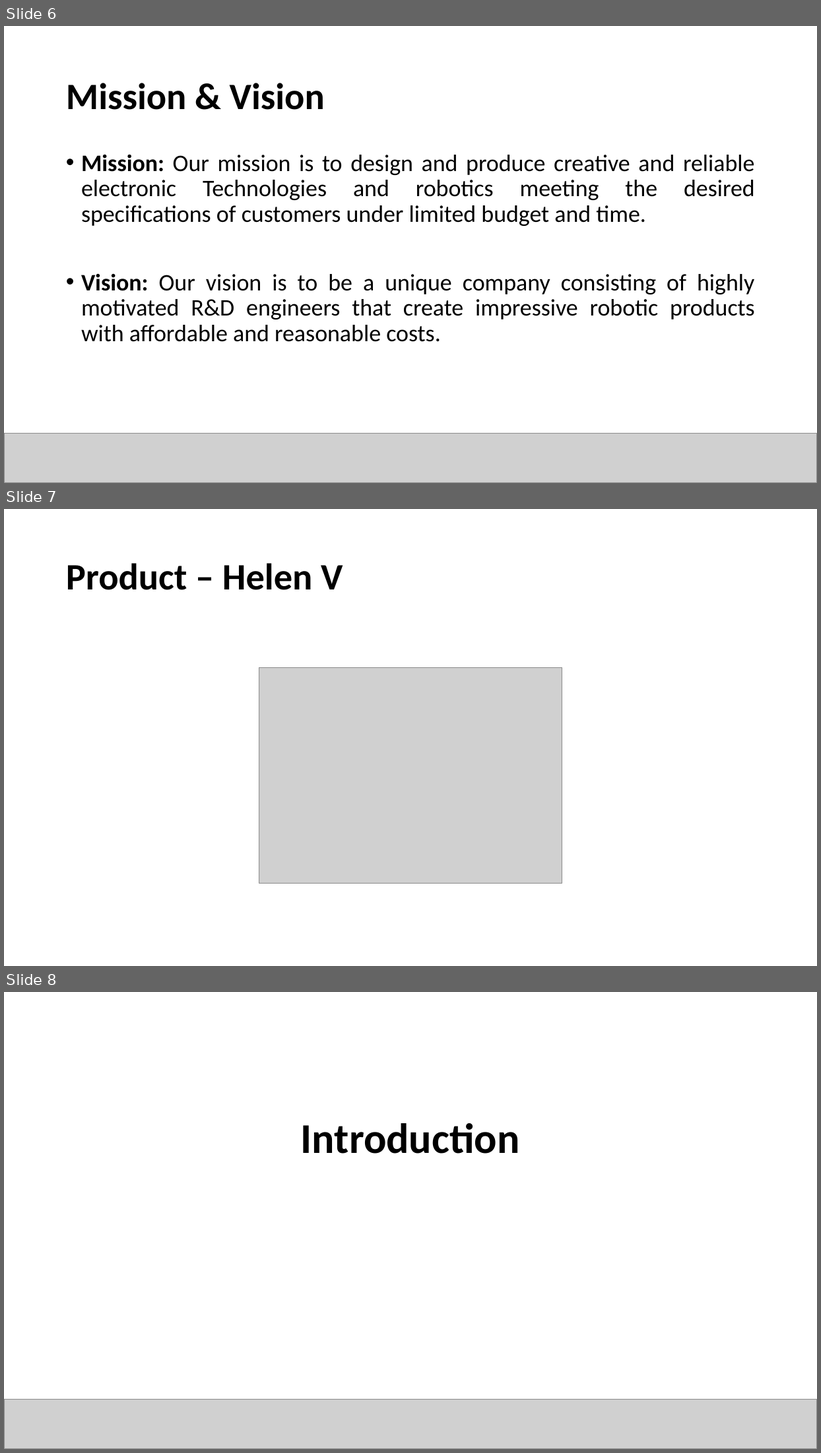
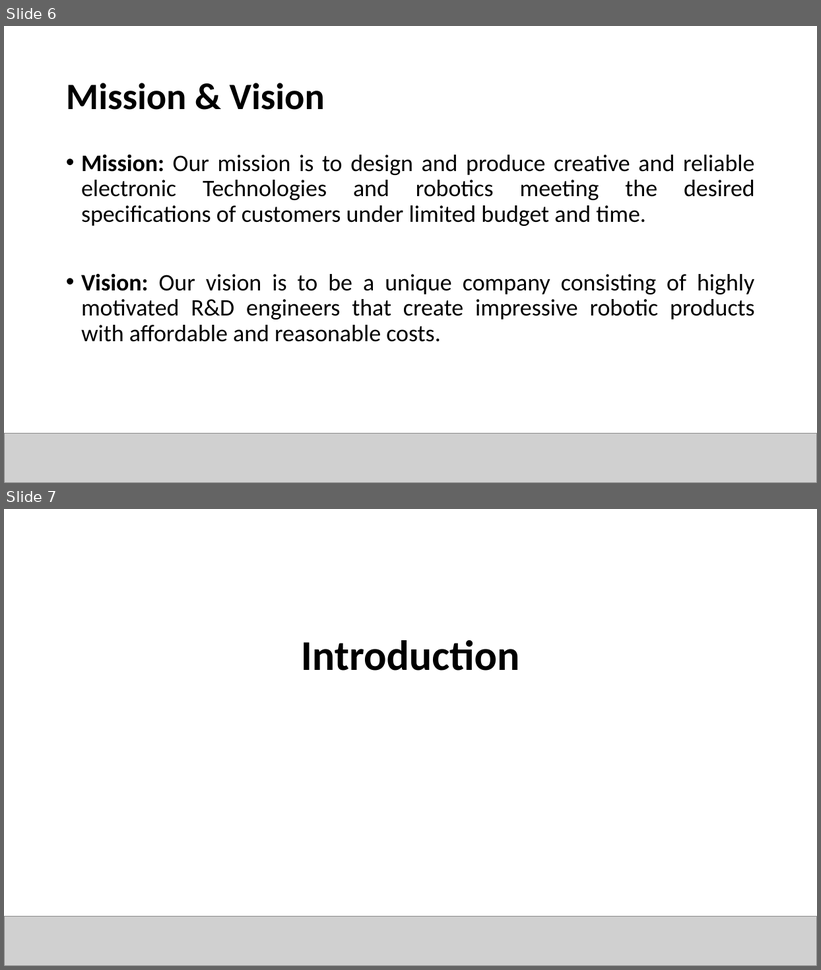
Before and after one commit to canerpotur/TROY-TECH, a slide deck: Troy Tech - Presentation/TROY- Hasan OZKARA_yeni.pptx. Shown one above the other, each under a label of ours: slides 6, 7 and 8 before the commit, slides 6 and 7 after it. The pictures are 821x1453 and 821x970 pixels, drawn with LibreOffice and Linux fonts; fonts in the diff are those of the drawing; grey boxes stand for pictures. Boxes give left, top, right and bottom in pixels: in the first picture for what was removed or moved away, otherwise in the second. Text is boxed around its words. In the diff, an @@ line names an element or a change of style, - is before the commit and + after.

```diff
--- a/Troy Tech - Presentation/TROY- Hasan OZKARA_yeni.pptx
+++ b/Troy Tech - Presentation/TROY- Hasan OZKARA_yeni.pptx
@@ slide 7 removed at (4,509,817,966), background #FFFFFF @@
@@ title removed at (66,563,343,590) @@
-Product – Helen V
@@ picture removed at (259,668,562,884) @@
@@ what was slide 8 is now slide 7 @@
```
